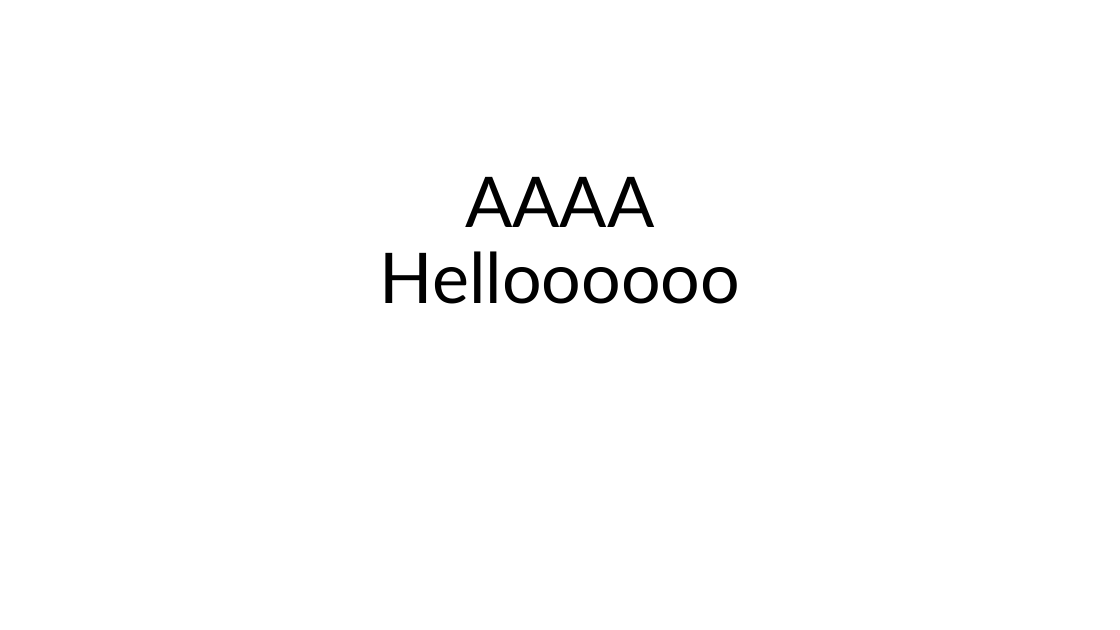
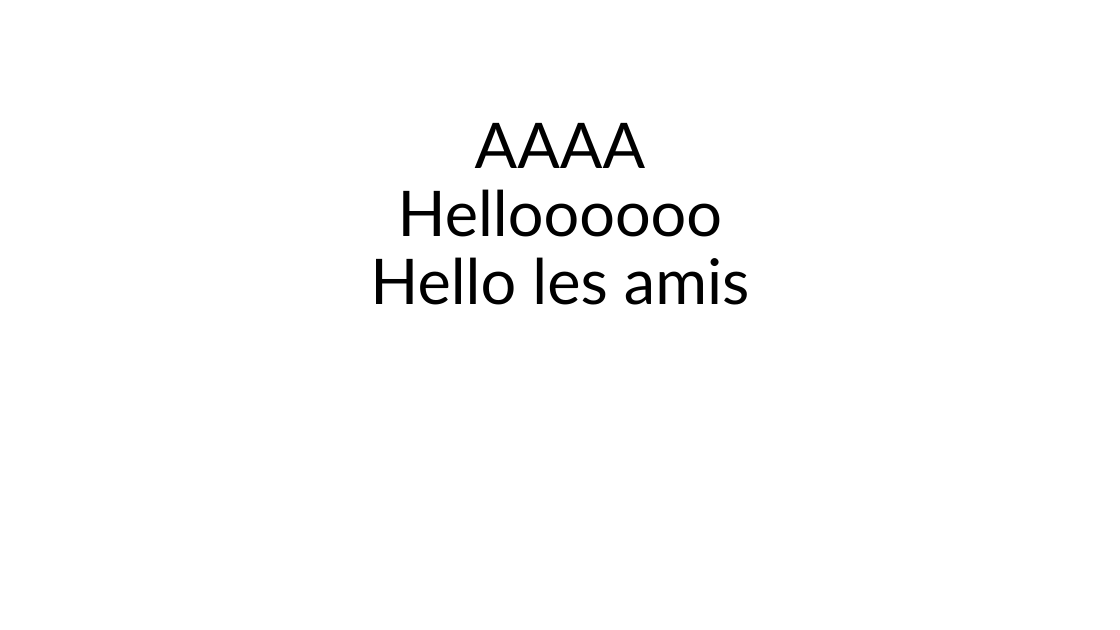
Before and after one commit to MohcineInp/FormationGit26.09, a slide deck: slide 1 of formation_pptx_test.pptx. Drawn at 1120x630 pixels with LibreOffice and Linux fonts; fonts in the diff are those of the drawing. Boxes give left, top, right and bottom in pixels: in the first picture for what was removed or moved away, otherwise in the second. Text is boxed around its words. In the diff, an @@ line names an element or a change of style, - is before the commit and + after.

```diff
--- a/formation_pptx_test.pptx
+++ b/formation_pptx_test.pptx
@@ title at bbox=[370, 123, 749, 305]: text changed; size 60 to 54 pt @@
-AAAA
-Helloooooo
+AAAA
+Helloooooo
+Hello les amis
```
Also in this commit, not shown: 1 other file.
